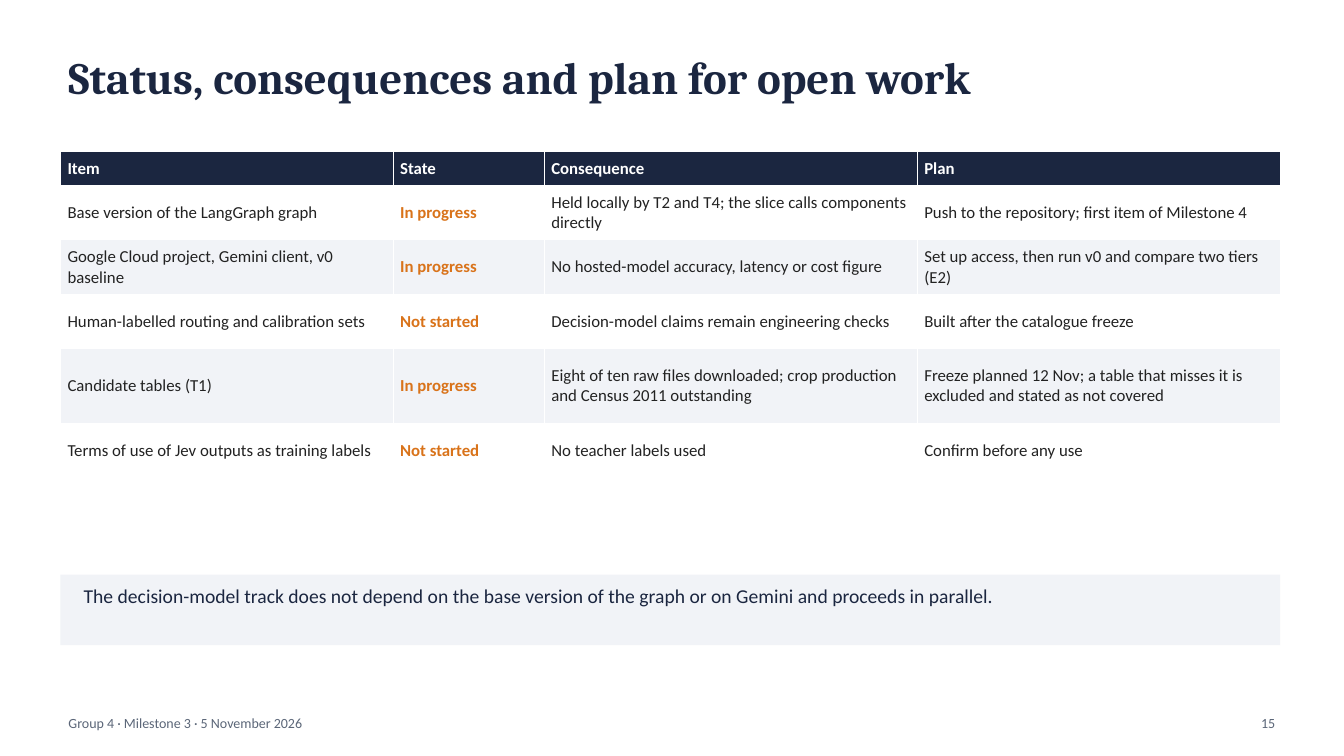
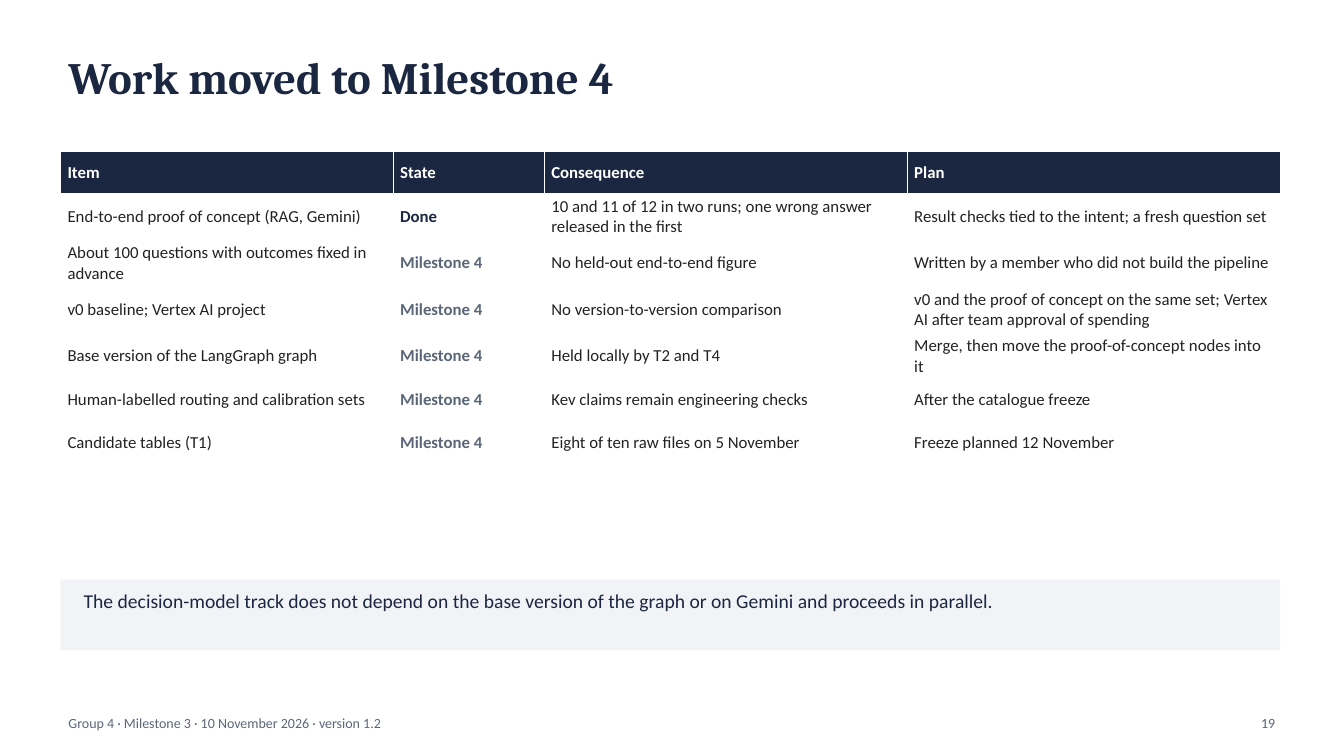
Before and after one commit to sathyaIITM/Group-4-DS-and-AI-Lab-Project, a slide deck: slide 19 of docs/milestones/Milestone3_TA_Presentation.pptx (slide 15 before the commit). Drawn at 1344x756 pixels with LibreOffice and Linux fonts; fonts in the diff are those of the drawing. Boxes give left, top, right and bottom in pixels: in the first picture for what was removed or moved away, otherwise in the second. Text is boxed around its words. In the diff, an @@ line names an element or a change of style, - is before the commit and + after.

Commit message:
DOC: Milestone 3 v1.2 final: slides, sign-off, items moved to Milestone 4, file links in the report; pin the embedding model and pgvector image, record run metadata, add the repeat run and a lock file.

```diff
--- a/docs/milestones/Milestone3_TA_Presentation.pptx
+++ b/docs/milestones/Milestone3_TA_Presentation.pptx
@@ text at (68,63,614,95): text changed @@
-Status, consequences and plan for open work
+Work moved to Milestone 4
@@ table at (60,151,1280,455) @@
-row 2: Base version of the LangGraph graph | In progress | Held locally by T2 and T4; the slice calls components directly | Push to the repository; first item of Milestone 4
-row 3: Google Cloud project, Gemini client, v0 baseline | In progress | No hosted-model accuracy, latency or cost figure | Set up access, then run v0 and compare two tiers (E2)
-row 4: Human-labelled routing and calibration sets | Not started | Decision-model claims remain engineering checks | Built after the catalogue freeze
-row 5: Candidate tables (T1) | In progress | Eight of ten raw files downloaded; crop production and Census 2011 outstanding | Freeze planned 12 Nov; a table that misses it is excluded and stated as not covered
-row 6: Terms of use of Jev outputs as training labels | Not started | No teacher labels used | Confirm before any use
+row 2: End-to-end proof of concept (RAG, Gemini) | Done | 10 and 11 of 12 in two runs; one wrong answer released in the first | Result checks tied to the intent; a fresh question set
+row 3: About 100 questions with outcomes fixed in advance | Milestone 4 | No held-out end-to-end figure | Written by a member who did not build the pipeline
+row 4: v0 baseline; Vertex AI project | Milestone 4 | No version-to-version comparison | v0 and the proof of concept on the same set; Vertex AI after team approval of spending
+row 5: Base version of the LangGraph graph | Milestone 4 | Held locally by T2 and T4 | Merge, then move the proof-of-concept nodes into it
+row 6: Human-labelled routing and calibration sets | Milestone 4 | Kev claims remain engineering checks | After the catalogue freeze
+row 7: Candidate tables (T1) | Milestone 4 | Eight of ten raw files on 5 November | Freeze planned 12 November
@@ rectangle: place and size @@
-rectangle at (60,575,1280,645)
+rectangle at (60,580,1280,650)
@@ text "The decision-model track does not ...": place and size @@
-text "The decision-model track does not ..." at (84,589,993,607)
+text "The decision-model track does not ..." at (84,594,993,612)
@@ text at (68,718,381,730): text changed @@
-Group 4 · Milestone 3 · 5 November 2026
+Group 4 · Milestone 3 · 10 November 2026 · version 1.2
@@ text at (1261,719,1275,728): text changed @@
-15
+19
```
Also in this commit, not shown: 16 other slides changed, 4 slides added, 10 other files.
